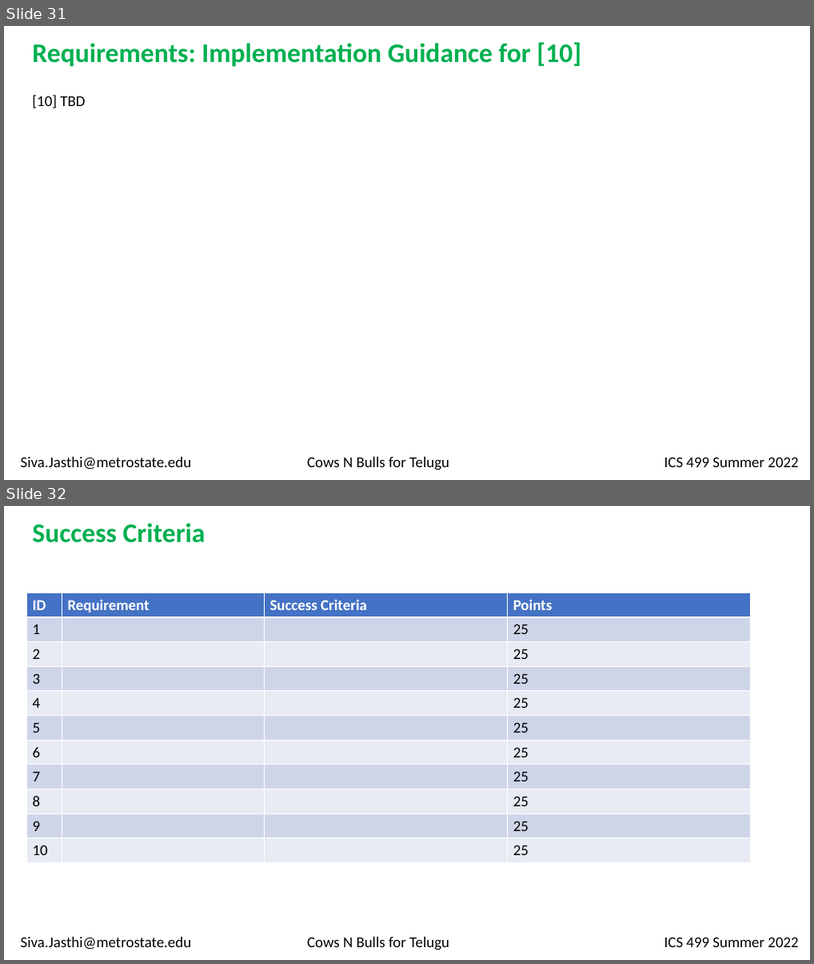
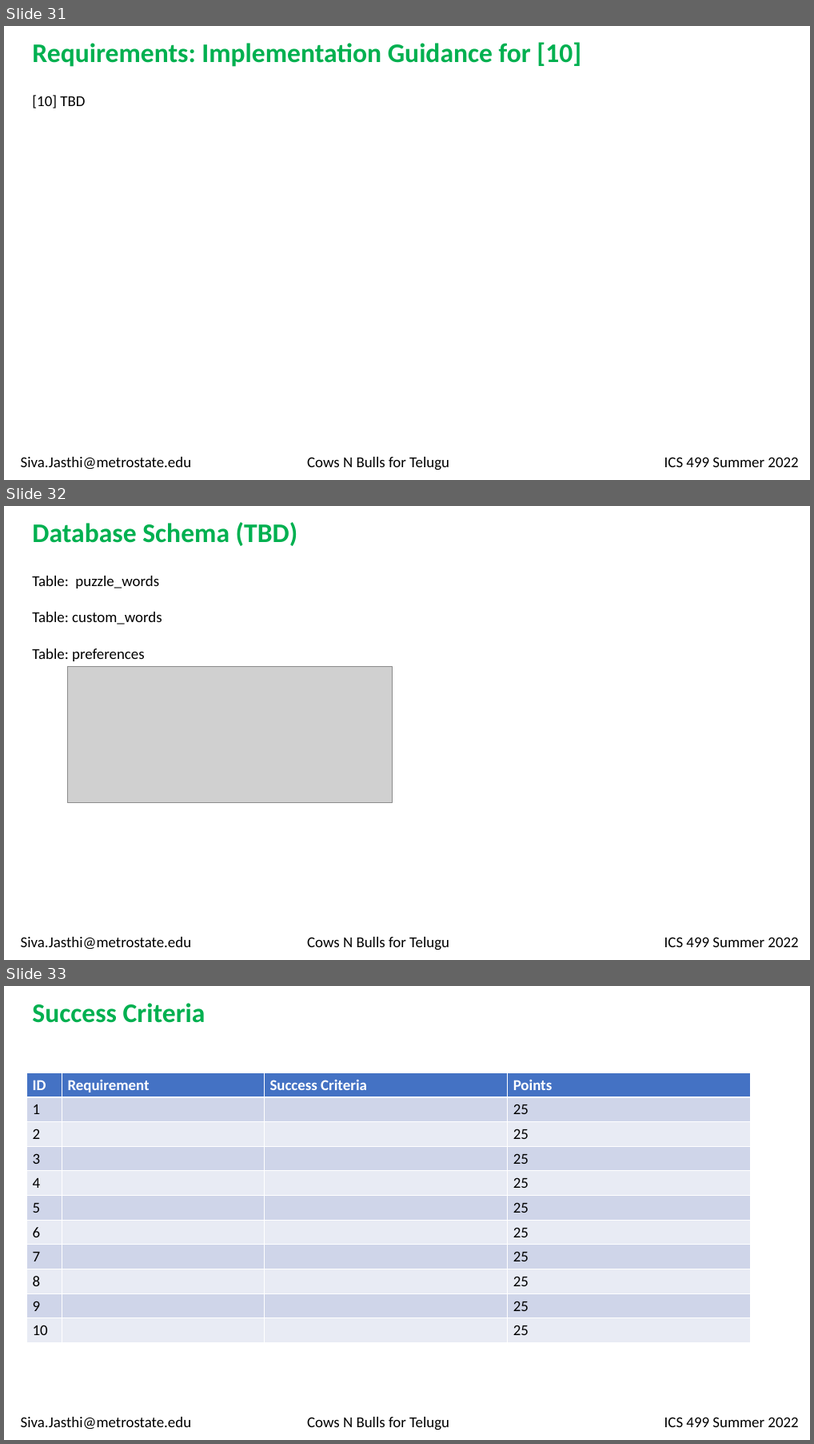
Before and after one commit to sjasthi/animals, a slide deck: requirements/Animals4Telugu.pptx. Shown one above the other, each under a label of ours: slides 31 and 32 before the commit, slides 31, 32 and 33 after it. The pictures are 814x964 and 814x1444 pixels, drawn with LibreOffice and Linux fonts; fonts in the diff are those of the drawing; grey boxes stand for pictures. Boxes give left, top, right and bottom in pixels: in the first picture for what was removed or moved away, otherwise in the second. Text is boxed around its words. In the diff, an @@ line names an element or a change of style, - is before the commit and + after.

```diff
--- a/requirements/Animals4Telugu.pptx
+++ b/requirements/Animals4Telugu.pptx
@@ slide 32 added at <box>4,506,810,960</box>, background #FFFFFF @@
@@ text added at <box>32,522,298,546</box>, 32 pt, text #00B050, bold @@
+Database Schema (TBD)
@@ text added at <box>32,576,162,661</box>, 18 pt, text #000000 @@
+Table: puzzle_words
+Table: custom_words
+Table: preferences
@@ picture added at <box>67,666,393,803</box> @@
@@ text added at <box>21,936,798,950</box>, 18 pt, text #000000 @@
+Siva.Jasthi@metrostate.edu Cows N Bulls for Telugu ICS 499 Summer 2022
@@ what was slide 32 is now slide 33 @@
```
Also in this commit, not shown: 6 other files.
